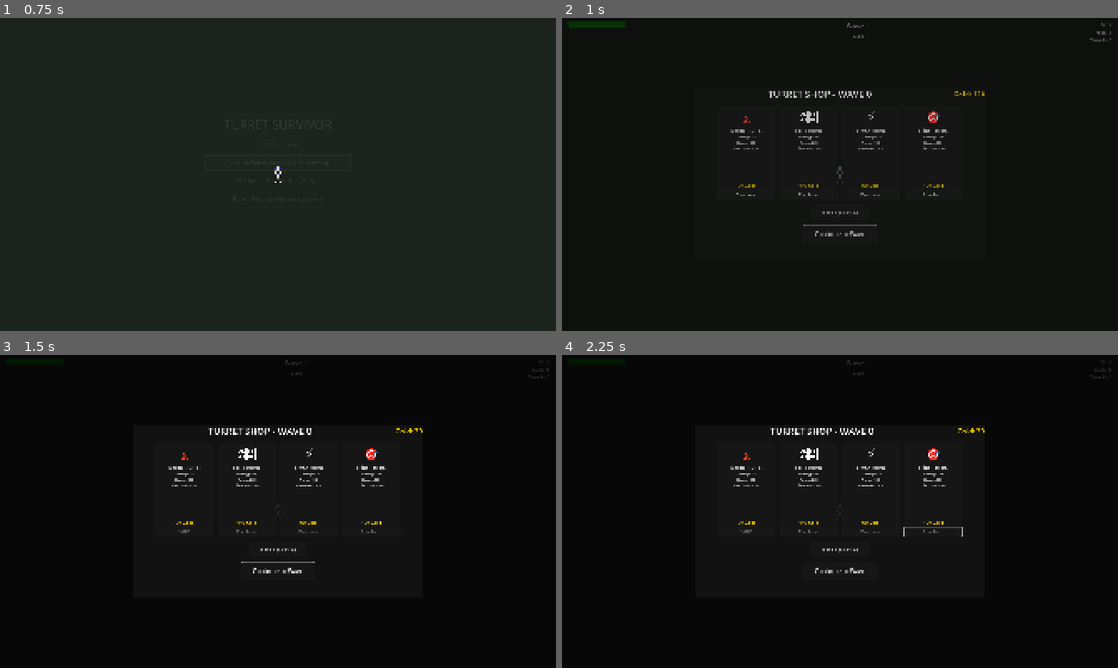
Above: before the commit, frames 1-4 (two rows, left to right).
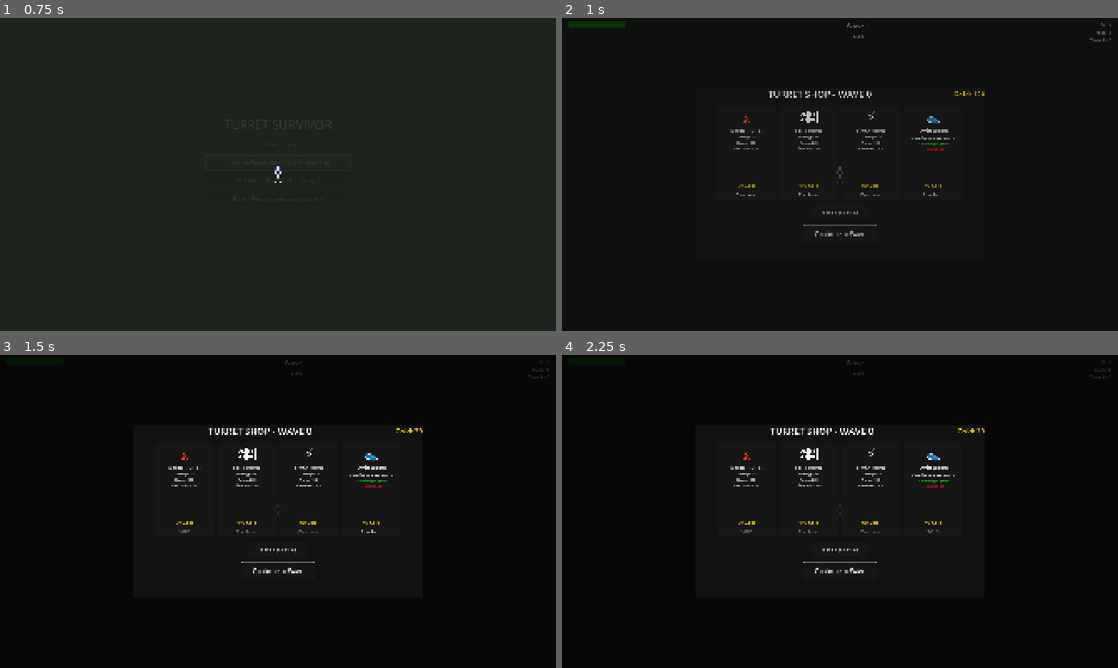
Above: after the commit, the same moments.

Repository: arebolledo2/turret-game
Game: Godot game, scene res://scenes/main.tscn
The game is run twice, just before and just after one commit, with the same random seed, the same clock (stepped at 60 frames per second) and the same inputs.
Inputs (mouse positions are in pixels of both pictures, inside the frame that each line leads up to):
- Up to frame 1 (0.75 s): click "Easy - Relaxed gameplay for l…" at 0.5 s
- Up to frame 2 (1 s): no input
- Up to frame 3 (1.5 s): click "Purchase" at 1.25 s
- Up to frame 4 (2.25 s): click (934, 530) at 2 s, where only the run after the commit has a clickable "Purchase"

Frame 1 is identical in both runs. In frame 2, 0.3% of the frame differs, in the area x 62-71%, y 29-55%; in frame 3, 0.3%; in frame 4, 0.4%, in the area x 43-76%, y 23-67%.

Commit message:
Add items

Diff:
--- a/scripts/autoload/events.gd
+++ b/scripts/autoload/events.gd
@@ -57,6 +57,9 @@
 signal shop_rerolled(new_offers: Array, cost: int)
 signal shop_insufficient_funds(required: int, current: int)
 
+# Item Events
+signal item_collected(item_data: Dictionary)
+
 # UI Events
 signal show_wave_announcement(wave_number: int)
 signal hide_wave_announcement()
--- a/scripts/autoload/globals.gd
+++ b/scripts/autoload/globals.gd
@@ -432,6 +432,42 @@
 func clear_modifiers() -> void:
 	active_modifiers.clear()
 
+# Player stat modifier functions
+func get_player_speed() -> float:
+	var base_speed = PLAYER_SPEED
+	return _apply_modifiers_to_stat(base_speed, "player_speed")
+
+func get_player_max_health() -> float:
+	var base_health = PLAYER_MAX_HEALTH
+	return _apply_modifiers_to_stat(base_health, "player_max_health")
+
+func get_player_weapon_damage() -> float:
+	var base_damage = PLAYER_WEAPON_DAMAGE
+	return _apply_modifiers_to_stat(base_damage, "player_weapon_damage")
+
+func _apply_modifiers_to_stat(base_value: float, stat_name: String) -> float:
+	var add_value: float = 0.0
+	var mult_values: Array[float] = []
+
+	for modifier in active_modifiers:
+		if modifier.get("stat", "") != stat_name:
+			continue
+
+		var operation = modifier.get("operation", "add")
+		var value = modifier.get("value", 0.0)
+
+		if operation == "add":
+			add_value += value
+		elif operation == "multiply":
+			mult_values.append(value)
+
+	# Apply: base + adds, then multiply
+	var result = base_value + add_value
+	for mult in mult_values:
+		result *= mult
+
+	return result
+
 # Get turret color tint
 func get_turret_color(turret_type: String) -> Color:
 	return TURRET_COLORS.get(turret_type, Color.WHITE)
@@ -557,8 +593,71 @@
 	ItemRarity.UNIQUE: "Unique",
 }
 
-# Collected items array - each item is a Dictionary with: name, description, rarity, icon_path
-var collected_items: Array = []
+# Item definitions - Dictionary keyed by item_id
+const ITEMS: Dictionary = {
+	"swift_boots": {
+		"name": "Swift Boots",
+		"icon": "👟",
+		"description": "Move faster, shoot weaker",
+		"rarity": ItemRarity.COMMON,
+		"modifiers": [
+			{"stat": "player_speed", "operation": "multiply", "value": 1.05},
+			{"stat": "damage", "operation": "multiply", "value": 0.97, "filter": {"turret_type": ["all"]}}
+		]
+	},
+	"heavy_ammunition": {
+		"name": "Heavy Ammunition",
+		"icon": "💥",
+		"description": "Powerful rounds, but heavy to carry",
+		"rarity": ItemRarity.COMMON,
+		"modifiers": [
+			{"stat": "damage", "operation": "multiply", "value": 1.04, "filter": {"turret_type": ["all"]}},
+			{"stat": "player_max_health", "operation": "add", "value": -5.0}
+		]
+	},
+	"lightweight_frame": {
+		"name": "Lightweight Frame",
+		"icon": "🪶",
+		"description": "Speed at the cost of protection",
+		"rarity": ItemRarity.COMMON,
+		"modifiers": [
+			{"stat": "player_speed", "operation": "multiply", "value": 1.03},
+			{"stat": "player_max_health", "operation": "add", "value": -3.0}
+		]
+	},
+	"reinforced_plating": {
+		"name": "Reinforced Plating",
+		"icon": "🛡️",
+		"description": "Sturdy but sluggish",
+		"rarity": ItemRarity.COMMON,
+		"modifiers": [
+			{"stat": "player_max_health", "operation": "add", "value": 10.0},
+			{"stat": "player_speed", "operation": "multiply", "value": 0.96}
+		]
+	},
+	"precision_optics": {
+		"name": "Precision Optics",
+		"icon": "🔭",
+		"description": "Better aim, more focus required",
+		"rarity": ItemRarity.COMMON,
+		"modifiers": [
+			{"stat": "fire_rate", "operation": "multiply", "value": 1.03, "filter": {"turret_type": ["all"]}},
+			{"stat": "player_speed", "operation": "multiply", "value": 0.98}
+		]
+	}
+}
+
+const ITEM_BASE_PRICES: Dictionary = {
+	ItemRarity.COMMON: 40,
+	ItemRarity.UNCOMMON: 70,
+	ItemRarity.RARE: 110,
+	ItemRarity.EPIC: 160,
+	ItemRarity.LEGENDARY: 240,
+	ItemRarity.UNIQUE: 350,
+}
+
+# Collected items array - stores item_ids of purchased items
+var collected_items: Array[String] = []
 
 # Helper to get current difficulty config
 func get_difficulty_config() -> Dictionary:
--- a/scripts/hud.gd
+++ b/scripts/hud.gd
@@ -370,10 +370,13 @@
 	for child in items_hbox.get_children():
 		child.queue_free()
 
-	# Add item slots (placeholder logic since we have no items yet)
-	for item in Globals.collected_items:
+	# Add item slots
+	for item_id in Globals.collected_items:
+		if not Globals.ITEMS.has(item_id):
+			continue
+		var item_data = Globals.ITEMS[item_id]
 		var slot := ColorRect.new()
 		slot.custom_minimum_size = Vector2(40, 40)
-		slot.color = Globals.RARITY_COLORS.get(item.get("rarity", 0), Color.WHITE)
-		slot.tooltip_text = item.get("name", "Unknown Item")
+		slot.color = Globals.RARITY_COLORS.get(item_data.get("rarity", 0), Color.WHITE)
+		slot.tooltip_text = "%s\n%s" % [item_data.get("name", "Unknown Item"), item_data.get("description", "")]
 		items_hbox.add_child(slot)
--- a/scripts/player.gd
+++ b/scripts/player.gd
@@ -54,11 +54,11 @@
 func _ready() -> void:
 	# Initialize from Globals if available
 	if Globals:
-		max_health = Globals.PLAYER_MAX_HEALTH
-		speed = Globals.PLAYER_SPEED
+		max_health = Globals.get_player_max_health()
+		speed = Globals.get_player_speed()
 		pickup_radius = Globals.PLAYER_PICKUP_RADIUS
 		invincibility_time = Globals.PLAYER_INVINCIBILITY_TIME
-		weapon_damage = Globals.PLAYER_WEAPON_DAMAGE
+		weapon_damage = Globals.get_player_weapon_damage()
 		weapon_fire_rate = Globals.PLAYER_WEAPON_FIRE_RATE
 		weapon_range = Globals.PLAYER_WEAPON_RANGE
 		projectile_speed = Globals.PLAYER_PROJECTILE_SPEED
--- a/scripts/shop_manager.gd
+++ b/scripts/shop_manager.gd
@@ -8,11 +8,15 @@
 
 func generate_offers() -> void:
 	Globals.current_shop_offers.clear()
+
+	# Generate 3 turrets and 1 item (4 total offers)
+	var turret_count = 3
+	var item_count = 1
+
+	# Generate turret offers
 	var turret_types = Globals.TURRET_TYPES.keys()
 	var available_types = turret_types.duplicate()
-
-	# Generate 4 unique turret offers (no duplicates)
-	for i in range(Globals.SHOP_OFFER_COUNT):
+	for i in range(turret_count):
 		if available_types.is_empty():
 			break
 
@@ -31,9 +35,28 @@
 		}
 		Globals.current_shop_offers.append(offer)
 
+	# Generate item offers
+	var item_ids = Globals.ITEMS.keys()
+	for i in range(item_count):
+		var random_item_id = item_ids[randi() % item_ids.size()]
+		var item_data = Globals.ITEMS[random_item_id]
+		var base_price = Globals.ITEM_BASE_PRICES[item_data["rarity"]]
+		var scaled_price = calculate_item_price(base_price, Globals.current_wave)
+
+		var offer = {
+			"type": "item",
+			"item_id": random_item_id,
+			"price": scaled_price,
+			"sold": false,
+		}
+		Globals.current_shop_offers.append(offer)
+
 	Events.shop_offers_generated.emit(Globals.current_shop_offers)
 
 func calculate_turret_price(base_price: int, wave: int) -> int:
+	return int(base_price * (1.0 + Globals.WAVE_PRICE_SCALE * wave))
+
+func calculate_item_price(base_price: int, wave: int) -> int:
 	return int(base_price * (1.0 + Globals.WAVE_PRICE_SCALE * wave))
 
 func purchase_offer(offer_index: int) -> bool:
@@ -57,9 +80,34 @@
 	if offer["type"] == "turret":
 		# Queue turret for spawning at wave start
 		Globals.pending_turret_purchases.append(offer["turret_id"])
+	elif offer["type"] == "item":
+		apply_item(offer["item_id"])
 
 	Events.shop_purchase_made.emit(offer)
 	return true
+
+func apply_item(item_id: String) -> void:
+	if not Globals.ITEMS.has(item_id):
+		push_error("Invalid item ID: " + item_id)
+		return
+
+	var item_data = Globals.ITEMS[item_id]
+	Globals.collected_items.append(item_id)
+
+	# Add all modifiers from this item to active_modifiers
+	for modifier in item_data["modifiers"]:
+		var mod_with_id = modifier.duplicate(true)
+		mod_with_id["id"] = item_id + "_" + str(Globals.active_modifiers.size())
+		Globals.active_modifiers.append(mod_with_id)
+
+	# Update player health if max health changed
+	var player = get_tree().get_first_node_in_group("player")
+	if player:
+		var new_max_health = Globals.get_player_max_health()
+		player.max_health = new_max_health
+		player.current_health = min(player.current_health, new_max_health)
+
+	Events.item_collected.emit(item_data)
 
 func reroll_shop() -> bool:
 	if Globals.shop_reroll_count >= Globals.MAX_REROLLS_PER_WAVE:
--- a/scripts/shop_screen.gd
+++ b/scripts/shop_screen.gd
@@ -109,29 +109,95 @@
 		var spacer = Control.new()
 		spacer.size_flags_vertical = Control.SIZE_EXPAND_FILL
 		vbox.add_child(spacer)
-
-		# Price
-		var price_label = Label.new()
-		price_label.text = "%d Gold" % offer["price"]
-		price_label.horizontal_alignment = HORIZONTAL_ALIGNMENT_CENTER
-		price_label.add_theme_font_size_override("font_size", 16)
-		price_label.add_theme_color_override("font_color", Color.GOLD)
-		vbox.add_child(price_label)
-
-		# Purchase button
-		var button = Button.new()
-		button.process_mode = PROCESS_MODE_ALWAYS  # Allow interaction when paused
-		if offer.get("sold", false):
-			button.text = "SOLD"
+	elif offer["type"] == "item":
+		create_item_ui(offer, vbox)
+
+	# Price (common for both turrets and items)
+	var price_label = Label.new()
+	price_label.text = "%d Gold" % offer["price"]
+	price_label.horizontal_alignment = HORIZONTAL_ALIGNMENT_CENTER
+	price_label.add_theme_font_size_override("font_size", 16)
+	price_label.add_theme_color_override("font_color", Color.GOLD)
+	vbox.add_child(price_label)
+
+	# Purchase button (common for both turrets and items)
+	var button = Button.new()
+	button.process_mode = PROCESS_MODE_ALWAYS  # Allow interaction when paused
+	if offer.get("sold", false):
+		button.text = "SOLD"
+		button.disabled = true
+	else:
+		button.text = "Purchase"
+		button.pressed.connect(func(): _on_purchase_pressed(index))
+		if Globals.total_gold < offer["price"]:
 			button.disabled = true
-		else:
-			button.text = "Purchase"
-			button.pressed.connect(func(): _on_purchase_pressed(index))
-			if Globals.total_gold < offer["price"]:
-				button.disabled = true
-		vbox.add_child(button)
+	vbox.add_child(button)
 
 	return panel
+
+func create_item_ui(offer: Dictionary, container: VBoxContainer) -> void:
+	var item_id = offer["item_id"]
+	var item_data = Globals.ITEMS[item_id]
+
+	# Icon
+	var icon_label = Label.new()
+	icon_label.text = item_data["icon"]
+	icon_label.horizontal_alignment = HORIZONTAL_ALIGNMENT_CENTER
+	icon_label.add_theme_font_size_override("font_size", 48)
+	container.add_child(icon_label)
+
+	# Name with rarity color
+	var name_label = Label.new()
+	name_label.text = item_data["name"]
+	name_label.horizontal_alignment = HORIZONTAL_ALIGNMENT_CENTER
+	name_label.add_theme_font_size_override("font_size", 18)
+	name_label.add_theme_color_override("font_color", Globals.RARITY_COLORS[item_data["rarity"]])
+	container.add_child(name_label)
+
+	# Description
+	var desc_label = Label.new()
+	desc_label.text = item_data["description"]
+	desc_label.horizontal_alignment = HORIZONTAL_ALIGNMENT_CENTER
+	desc_label.autowrap_mode = TextServer.AUTOWRAP_WORD
+	desc_label.add_theme_font_size_override("font_size", 12)
+	container.add_child(desc_label)
+
+	# Modifiers display
+	for modifier in item_data["modifiers"]:
+		var mod_label = Label.new()
+		mod_label.text = format_modifier(modifier)
+		mod_label.horizontal_alignment = HORIZONTAL_ALIGNMENT_CENTER
+		mod_label.add_theme_font_size_override("font_size", 11)
+		# Green for benefits (value > 1.0 for multiply), red for drawbacks
+		var is_benefit = (modifier["operation"] == "multiply" and modifier["value"] > 1.0) or \
+		                  (modifier["operation"] == "add" and modifier["value"] > 0.0)
+		mod_label.add_theme_color_override("font_color", Color.GREEN if is_benefit else Color.RED)
+		container.add_child(mod_label)
+
+	# Spacer
+	var spacer = Control.new()
+	spacer.size_flags_vertical = Control.SIZE_EXPAND_FILL
+	container.add_child(spacer)
+
+func format_modifier(modifier: Dictionary) -> String:
+	var stat = modifier["stat"]
+	var operation = modifier["operation"]
+	var value = modifier["value"]
+
+	var stat_name = stat.replace("_", " ").capitalize()
+	var sign_str = "+"
+	var display_value = 0.0
+
+	if operation == "multiply":
+		display_value = (value - 1.0) * 100.0  # Convert to percentage
+		sign_str = "+" if display_value > 0 else ""
+		return "%s%.1f%% %s" % [sign_str, display_value, stat_name]
+	elif operation == "add":
+		display_value = value
+		sign_str = "+" if value > 0 else ""
+		return "%s%.0f %s" % [sign_str, display_value, stat_name]  # Absolute value (no %)
+
+	return ""
 
 func _on_purchase_pressed(index: int) -> void:
 	if shop_manager:
Not shown, changed: .claude/settings.local.json
